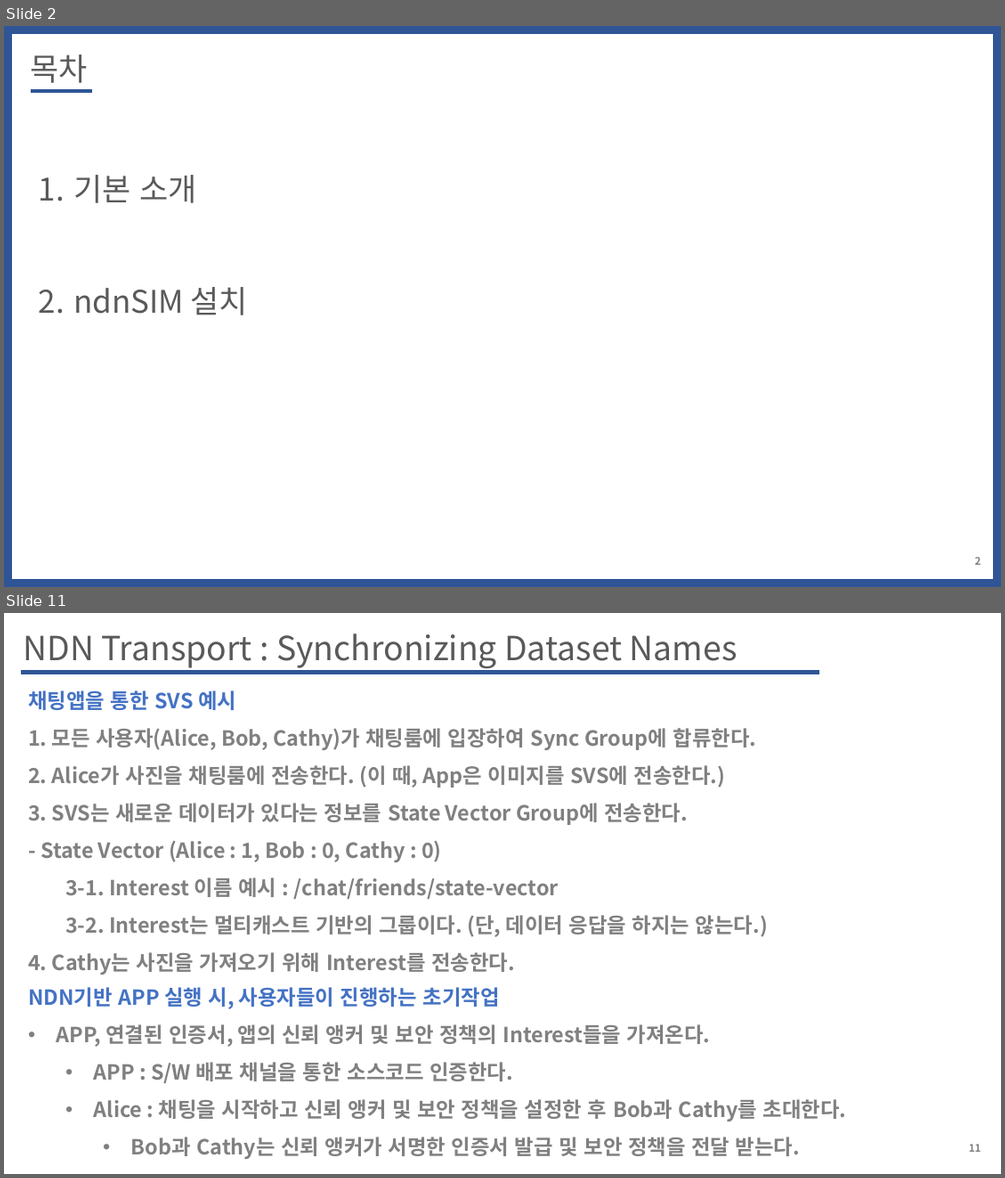
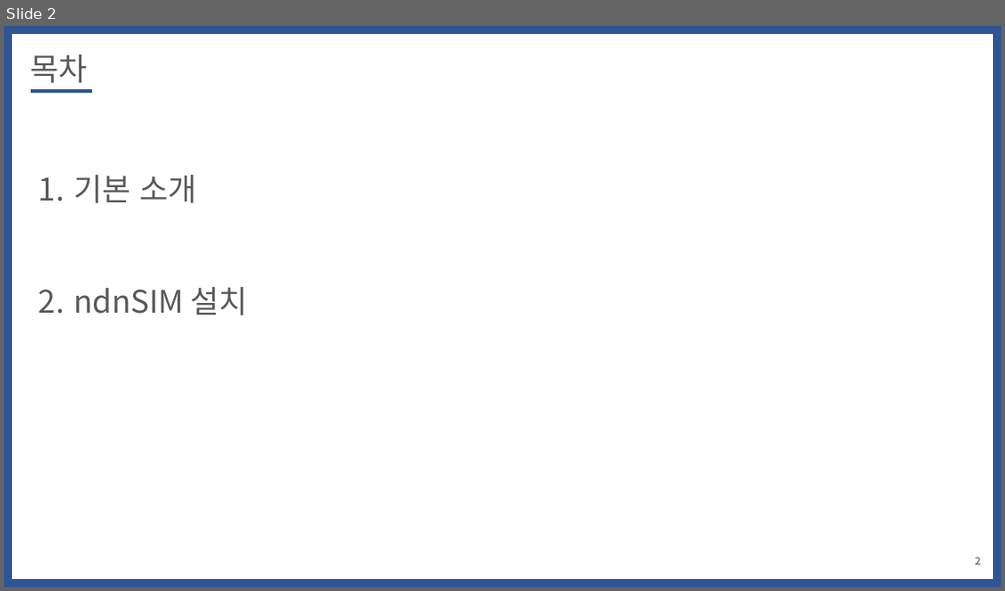
Before and after one commit to WoogiBoogi1129/ICN-NDN, a slide deck: Named-Data-Net/PPT/NDN_Tutorial_ndnSIM_Install.pptx. Shown one above the other, each under a label of ours: slides 2 and 11 before the commit, slide 2 after it; the slides between them are not shown. The pictures are 1005x1178 and 1005x591 pixels, drawn with LibreOffice and Linux fonts; fonts in the diff are those of the drawing. Boxes give left, top, right and bottom in pixels: in the first picture for what was removed or moved away, otherwise in the second. Text is boxed around its words. In the diff, an @@ line names an element or a change of style, - is before the commit and + after.

```diff
--- a/Named-Data-Net/PPT/NDN_Tutorial_ndnSIM_Install.pptx
+++ b/Named-Data-Net/PPT/NDN_Tutorial_ndnSIM_Install.pptx
@@ slide 11 removed at box(4, 613, 1001, 1174), background #FFFFFF @@
@@ text removed at box(23, 633, 737, 669) @@
-NDN Transport : Synchronizing Dataset Names
@@ line removed from (21, 672) to (819, 672) @@
@@ text removed at box(28, 690, 768, 974) @@
-채팅앱을 통한 SVS 예시
-1. 모든 사용자(Alice, Bob, Cathy)가 채팅룸에 입장하여 Sync Group에 합류한다.
-2. Alice가 사진을 채팅룸에 전송한다. (이 때, App은 이미지를 SVS에 전송한다.)
-3. SVS는 새로운 데이터가 있다는 정보를 State Vector Group에 전송한다.
-- State Vector (Alice : 1, Bob : 0, Cathy : 0)
-  3-1. Interest 이름 예시 : /chat/friends/state-vector
-  3-2. Interest는 멀티캐스트 기반의 그룹이다. (단, 데이터 응답을 하지는 않는다.)
-4. Cathy는 사진을 가져오기 위해 Interest를 전송한다.
@@ text removed at box(28, 987, 847, 1159) @@
-NDN기반 APP 실행 시, 사용자들이 진행하는 초기작업
-• APP, 연결된 인증서, 앱의 신뢰 앵커 및 보안 정책의 Interest들을 가져온다.
-  • APP : S/W 배포 채널을 통한 소스코드 인증한다.
-  • Alice : 채팅을 시작하고 신뢰 앵커 및 보안 정책을 설정한 후 Bob과 Cathy를 초대한다.
-    • Bob과 Cathy는 신뢰 앵커가 서명한 인증서 발급 및 보안 정책을 전달 받는다.
@@ page number removed at box(969, 1143, 981, 1151) @@
-11
```
Also in this commit, not shown: 2 slides changed, 8 slides added, 9 other slides removed, 1 other file.
